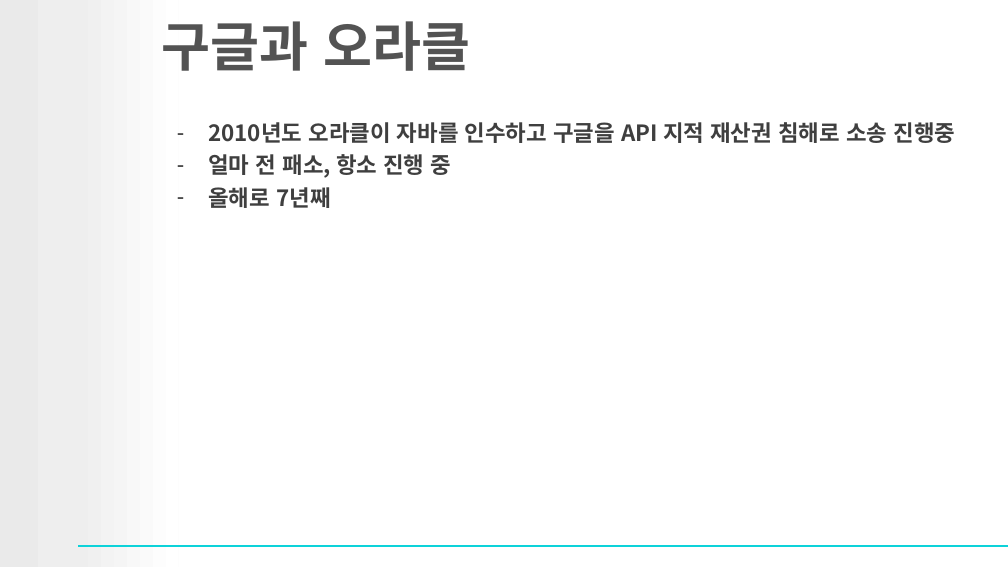
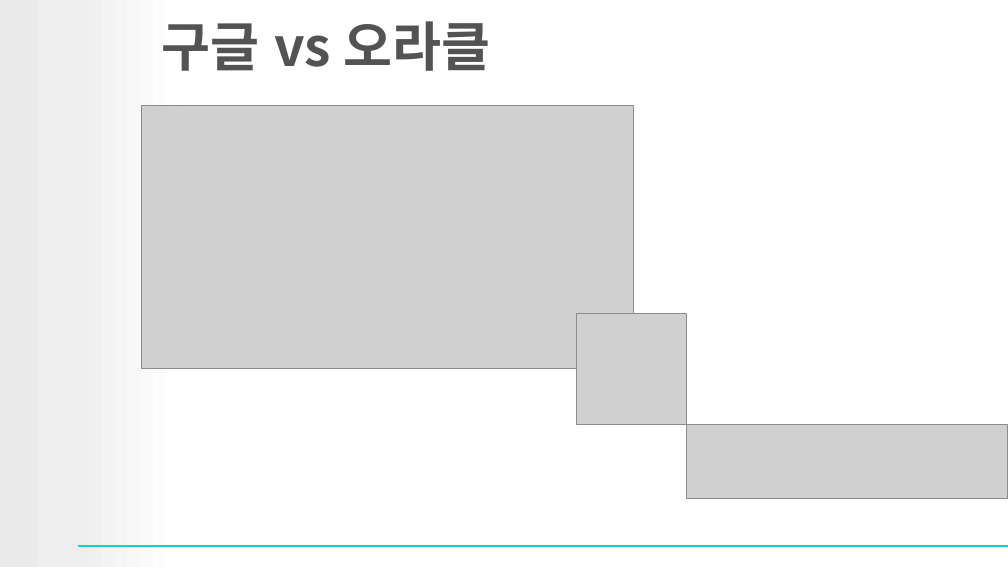
Before and after one commit to gatherKnowledge/Presentation, a slide deck: slide 5 of Kotlin/Kotlin.pptx. Drawn at 1008x567 pixels with LibreOffice and Linux fonts; fonts in the diff are those of the drawing; grey boxes stand for pictures; background and template pictures are left out. Boxes give left, top, right and bottom in pixels: in the first picture for what was removed or moved away, otherwise in the second. Text is boxed around its words. In the diff, an @@ line names an element or a change of style, - is before the commit and + after.

```diff
--- a/Kotlin/Kotlin.pptx
+++ b/Kotlin/Kotlin.pptx
@@ title at bbox=[161, 21, 490, 71]: text changed @@
-구글과 오라클
+구글 vs 오라클
@@ picture added at bbox=[141, 106, 633, 369] @@
@@ text removed at bbox=[208, 122, 956, 208] @@
-– 2010년도 오라클이 자바를 인수하고 구글을 API 지적 재산권 침해로 소송 진행중
-– 얼마 전 패소, 항소 진행 중
-– 올해로 7년째
@@ picture added at bbox=[576, 313, 686, 424] @@
@@ picture added at bbox=[686, 424, 1008, 499] @@
```
Also in this commit, not shown: 6 other slides changed, 11 slides added, 2 slides removed, 1 other file.
